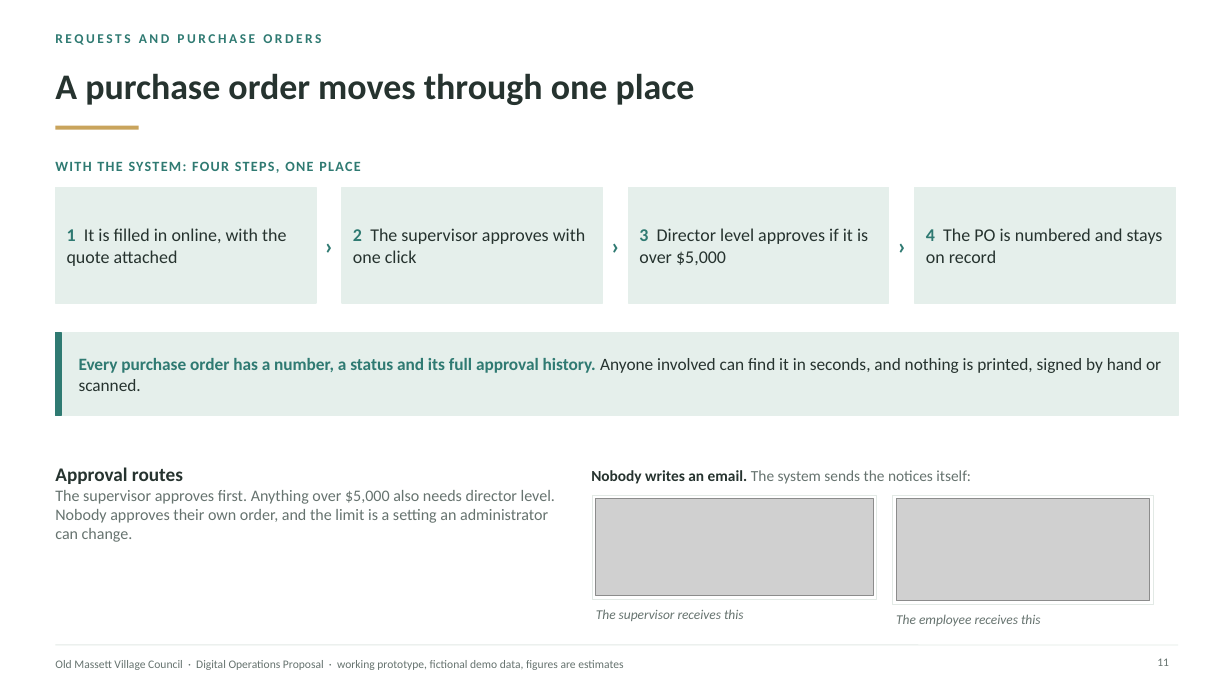
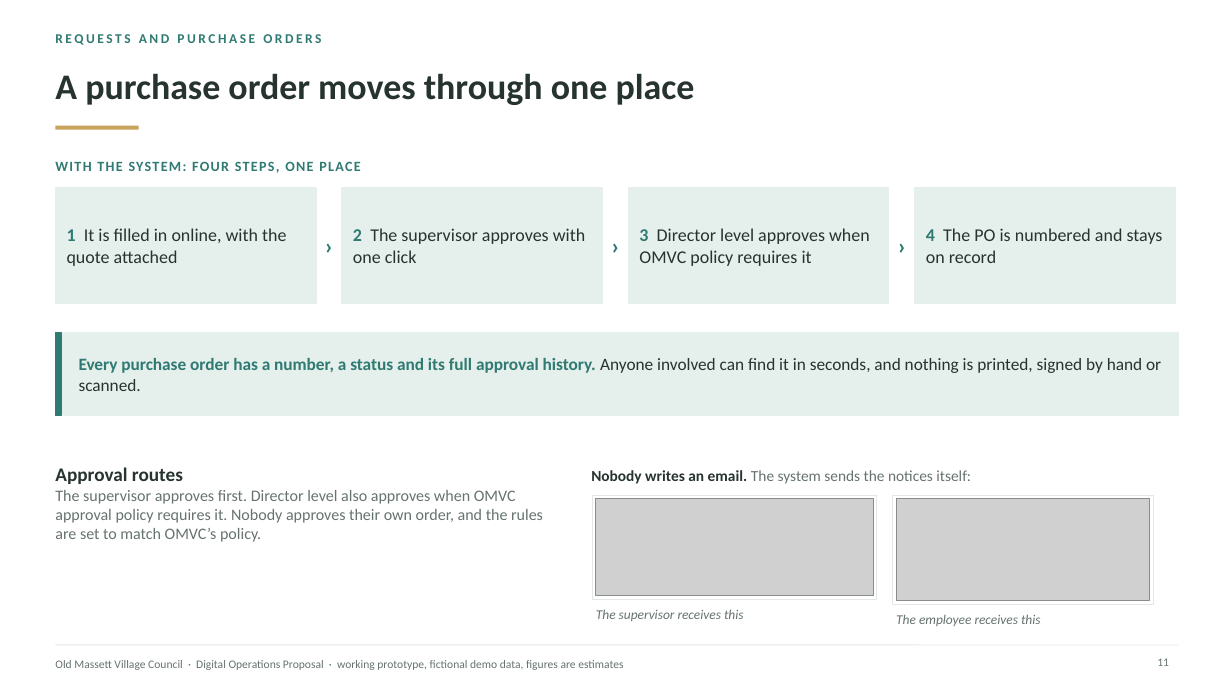
Before and after one commit to AndalibOlee/Portfolio, a slide deck: slide 11 of demo-platform/docs/Old_Massett_Village_Council_Executive_Digital_Operations_Proposal.pptx. Drawn at 1232x693 pixels with LibreOffice and Linux fonts; fonts in the diff are those of the drawing; grey boxes stand for pictures. Boxes give left, top, right and bottom in pixels: in the first picture for what was removed or moved away, otherwise in the second. Text is boxed around its words. In the diff, an @@ line names an element or a change of style, - is before the commit and + after.

```diff
--- a/demo-platform/docs/Old_Massett_Village_Council_Executive_Digital_Operations_Proposal.pptx
+++ b/demo-platform/docs/Old_Massett_Village_Council_Executive_Digital_Operations_Proposal.pptx
@@ text at (639,228,870,266): text changed @@
-3 Director level approves if it is over $5,000
+3 Director level approves when OMVC policy requires it
@@ text at (55,490,543,542): text changed @@
-The supervisor approves first. Anything over $5,000 also needs director level. Nobody approves their own order, and the limit is a setting an administrator can change.
+The supervisor approves first. Director level also approves when OMVC approval policy requires it. Nobody approves their own order, and the rules are set to match OMVC’s policy.
```
Also in this commit, not shown: 2 other slides changed, 8 other files.
